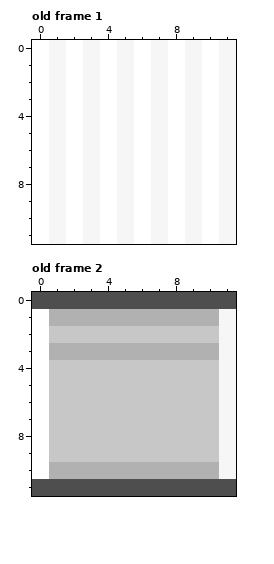
Two states of a pixel-art file, assets/tileset.aseprite. Above, as it was before the edit.
12x12 pixels, 18 frames. Colours within 5 levels of each other are drawn and written as one. Shown: old frame 1, old frame 2. The commit also changed other frames, which this record leaves out.
After:
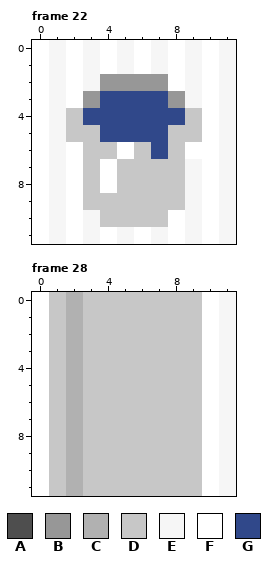
Palette (. is transparent): A #4e4e4e  B #979797  C #b1b1b1  D #c7c7c7  E #f6f6f6  F #ffffff  G #30488a
A new or re-ordered frame is compared with the old frame closest to it.
Changes in this commit:
{"change": "frames 18 -> 56"}
{"where": "frame 22 is new; against old frame 1, layer \"Foreground transparent\""}
{"frame":22,"y":2,"x":4,"old":"FEFE","new":"BBBB"}
{"frame":22,"y":3,"x":3,"old":"EFEFEF","new":"BGGGGB"}
{"frame":22,"y":4,"x":2,"old":"FEFEFEFE","new":"DGGGGGGD"}
{"frame":22,"y":5,"x":2,"old":"FEFEFEFE","new":"DDGGGGDD"}
{"frame":22,"y":6,"x":3,"old":"EFEFEFE","new":"DDFDGDF"}
{"frame":22,"y":7,"x":3,"old":"E","new":"D"}
{"frame":22,"y":7,"x":5,"old":"EFEF","new":"DDDD"}
{"frame":22,"y":8,"x":3,"old":"E","new":"D"}
{"frame":22,"y":8,"x":5,"old":"EFEF","new":"DDDD"}
{"frame":22,"y":9,"x":3,"old":"EFEFEF","new":"DDDDDD"}
{"frame":22,"y":10,"x":4,"old":"FEFE","new":"DDDD"}
{"where": "frame 28 is new; against old frame 2, layers \"Foreground transparent\", \"Foreground opaque\""}
{"frame":28,"y":0,"x":0,"old":"AAAAAAAAAAAA","new":"FDCDDDDDDDFE"}
{"frame":28,"y":1,"x":1,"old":"C","new":"D"}
{"frame":28,"y":1,"x":3,"old":"CCCCCCCC","new":"DDDDDDDF"}
{"frame":28,"y":2,"x":2,"old":"D","new":"C"}
{"frame":28,"y":2,"x":10,"old":"D","new":"F"}
{"frame":28,"y":3,"x":1,"old":"C","new":"D"}
{"frame":28,"y":3,"x":3,"old":"CCCCCCCC","new":"DDDDDDDF"}
{"frame":28,"y":4,"x":2,"old":"D","new":"C"}
{"frame":28,"y":4,"x":10,"old":"D","new":"F"}
{"frame":28,"y":5,"x":2,"old":"D","new":"C"}
{"frame":28,"y":5,"x":10,"old":"D","new":"F"}
{"frame":28,"y":6,"x":2,"old":"D","new":"C"}
{"frame":28,"y":6,"x":10,"old":"D","new":"F"}
{"frame":28,"y":7,"x":2,"old":"D","new":"C"}
{"frame":28,"y":7,"x":10,"old":"D","new":"F"}
{"frame":28,"y":8,"x":2,"old":"D","new":"C"}
{"frame":28,"y":8,"x":10,"old":"D","new":"F"}
{"frame":28,"y":9,"x":2,"old":"D","new":"C"}
{"frame":28,"y":9,"x":10,"old":"D","new":"F"}
{"frame":28,"y":10,"x":1,"old":"C","new":"D"}
{"frame":28,"y":10,"x":3,"old":"CCCCCCCC","new":"DDDDDDDF"}
{"frame":28,"y":11,"x":0,"old":"AAAAAAAAAAAA","new":"FDCDDDDDDDFE"}
